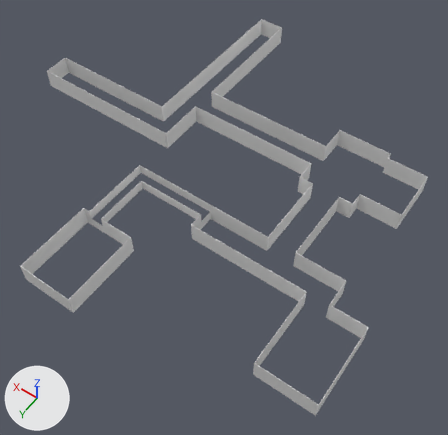
The FBX model Assets/Level_Design/Models/PrototypeLevels/Level1/Level1Wall.fbx as it was, and as the next commit left it.
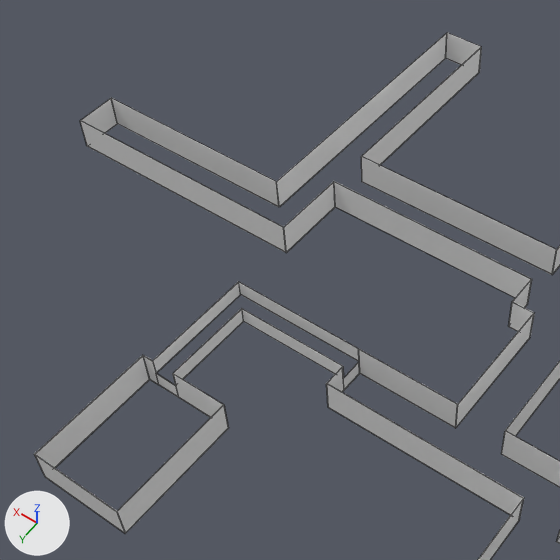
Each version is shown whole from a 50 mm lens placed at (-144.2, 28.6, 65.8), pointed at (-112.5, -15.8, -4.0), then close up on the part from 0% to 73% of the width and 0% to 75% of the height. Every picture has the same lights, and +X, +Y and +Z are marked at lower left. The close-ups show mesh edges as thin lines. Where no turn or scale is listed for an object, it has been applied to the vertices. Vertices at the same position are counted once.

The first close-up shows 'Level1Walls'.
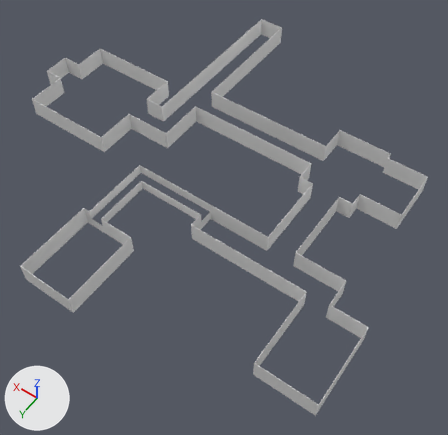
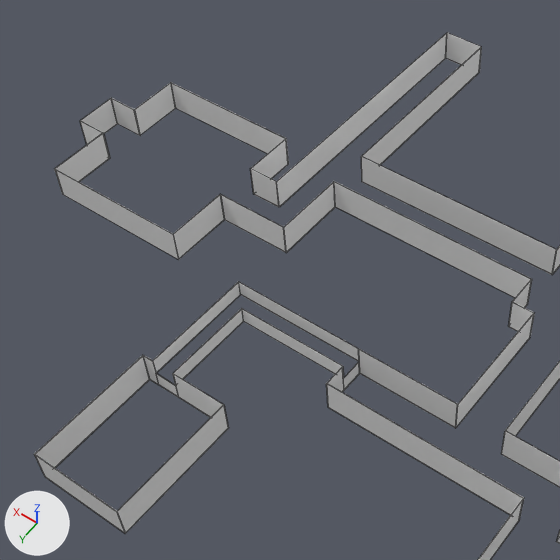
Commit message: Level1 Map upgraded

Pixel boxes [x1, y1, x2, y2] of what changed, in the close-ups (560 x 560 px):
part 1 of me_cube_004, built on
    before: [80, 98, 286, 253]
    after: [54, 83, 289, 260]

Edits to the bpy script that builds the scene:
```text
Change me_cube_004:
    used by ob_level1walls; location = (-76.0, -23.0, 0.0)
    remove me_cube_004.from_pydata(...)  # 324 vertices, 312 faces; spans x -62.0..0.0, y -27.1..32.0, z 0.0..3.0
    add me_cube_004.from_pydata(...)  # 396 vertices, 380 faces; spans x -62.0..0.0, y -27.1..32.0, z 0.0..3.0
    me_cube_004 part 1
    8 faces are deleted
    72 vertices are added at x -17.1..-2.9, y -5.0..10.1, z 0.0..3.0
    76 new faces join them
```
